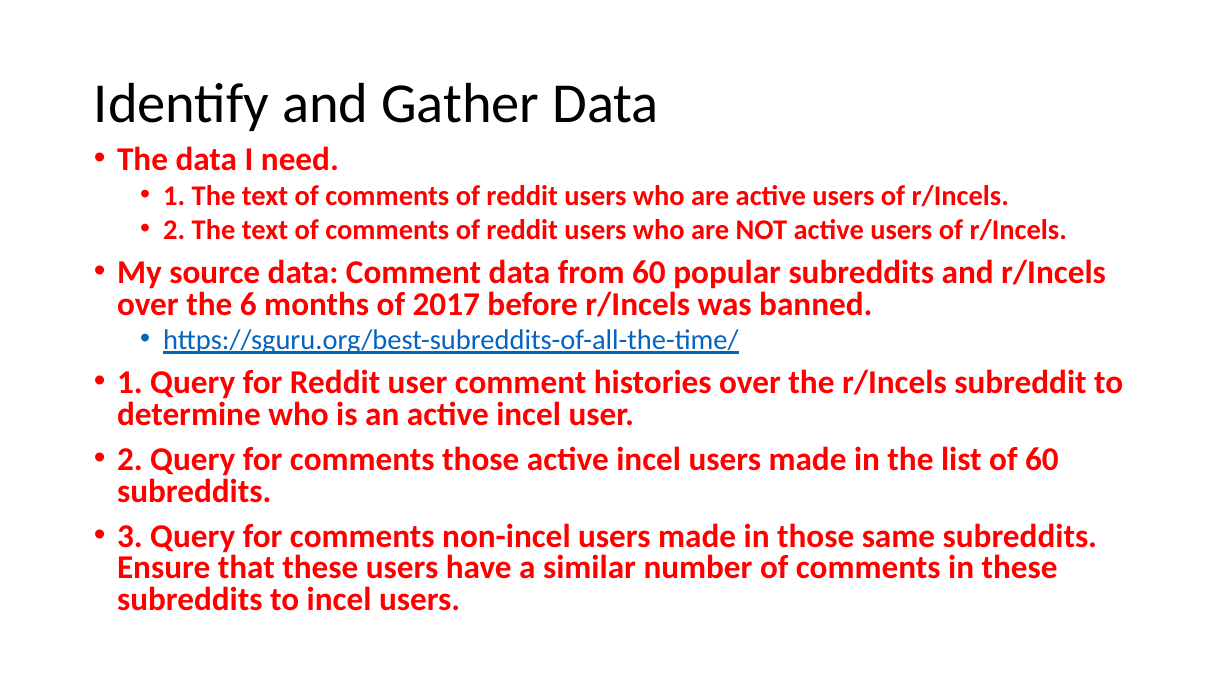
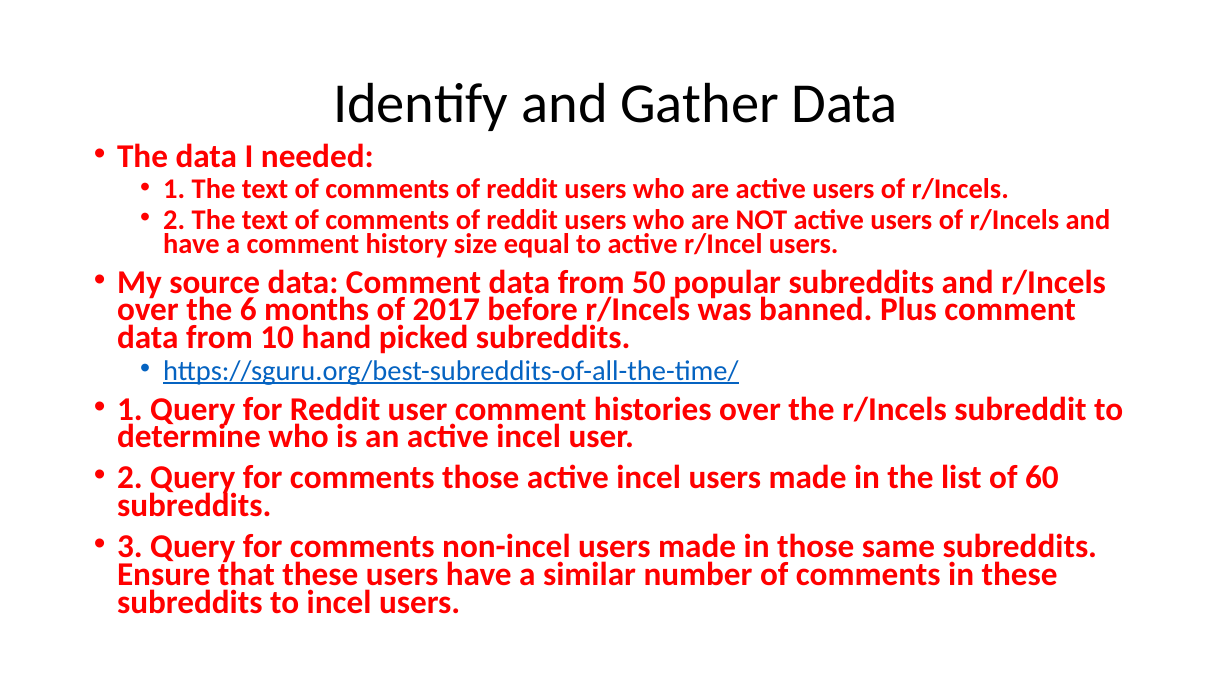
Before and after one commit to Spyrix/RedditUserClassification, a slide deck: slide 5 of Project_Presentation.pptx (slide 6 before the commit). Drawn at 1232x693 pixels with LibreOffice and Linux fonts; fonts in the diff are those of the drawing. Boxes give left, top, right and bottom in pixels: in the first picture for what was removed or moved away, otherwise in the second. Text is boxed around its words. In the diff, an @@ line names an element or a change of style, - is before the commit and + after.

```diff
--- a/Project_Presentation.pptx
+++ b/Project_Presentation.pptx
@@ title "Identify and Gather Data" at (333,82,898,131): alignment left to centre @@
@@ text at (117,143,374,168): text changed @@
-• The data I need.
+• The data I needed:
@@ text at (117,178,1123,614): line spacing 0.8 to 0.7 @@
@@ text at (117,209,1111,354): text changed @@
-  • 2. The text of comments of reddit users who are NOT active users of r/Incels.
-• My source data: Comment data from 60 popular subreddits and r/Incels over the 6 months of 2017 before r/Incels was banned.
+  • 2. The text of comments of reddit users who are NOT active users of r/Incels and have a comment history size equal to active r/Incel users.
+• My source data: Comment data from 50 popular subreddits and r/Incels over the 6 months of 2017 before r/Incels was banned. Plus comment data from 10 hand picked subreddits.
```
Also in this commit, not shown: 9 other slides changed, 6 slides added, 4 slides removed, 3 other files.
